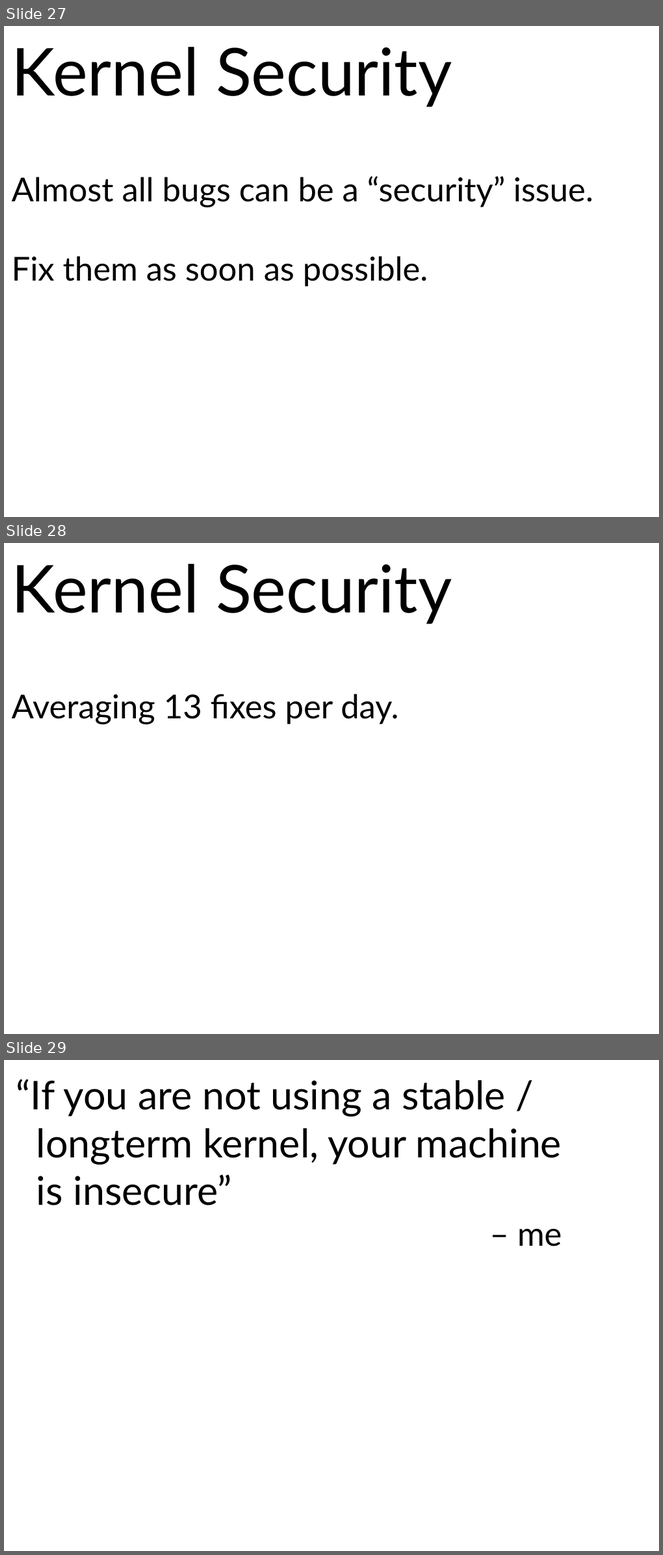
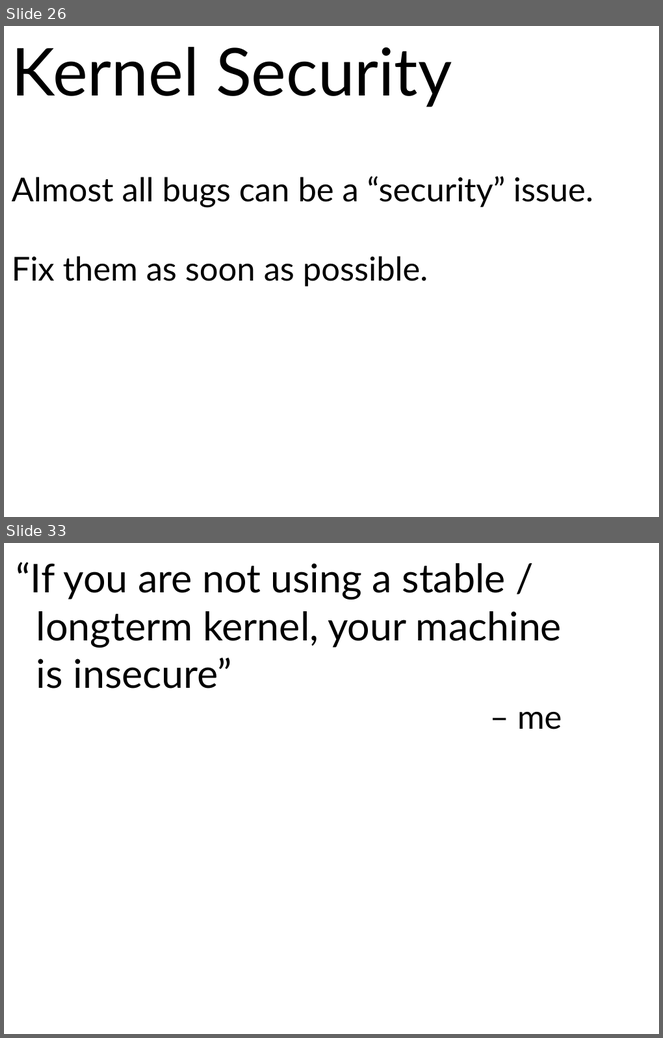
Before and after one commit to gregkh/presentation-release-model, a slide deck: release-model.odp. Shown one above the other, each under a label of ours: slides 27, 28 and 29 before the commit, slides 26 and 33 after it; the slides between them are not shown. The pictures are 663x1555 and 663x1038 pixels, drawn with LibreOffice and Linux fonts; fonts in the diff are those of the drawing. Boxes give left, top, right and bottom in pixels: in the first picture for what was removed or moved away, otherwise in the second. Text is boxed around its words. In the diff, an @@ line names an element or a change of style, - is before the commit and + after.

```diff
--- a/release-model.odp
+++ b/release-model.odp
@@ slide 28 removed at <box>4,543,659,1034</box>, background #FFFFFF @@
@@ text removed at <box>12,564,452,724</box> @@
-Kernel Security
-Averaging 13 fixes per day.
@@ what was slide 27 is now slide 26 @@
@@ what was slide 29 is now slide 33 @@
```
Also in this commit, not shown: 4 slides changed, 6 slides added, 1 other slide removed, 1 other file.
